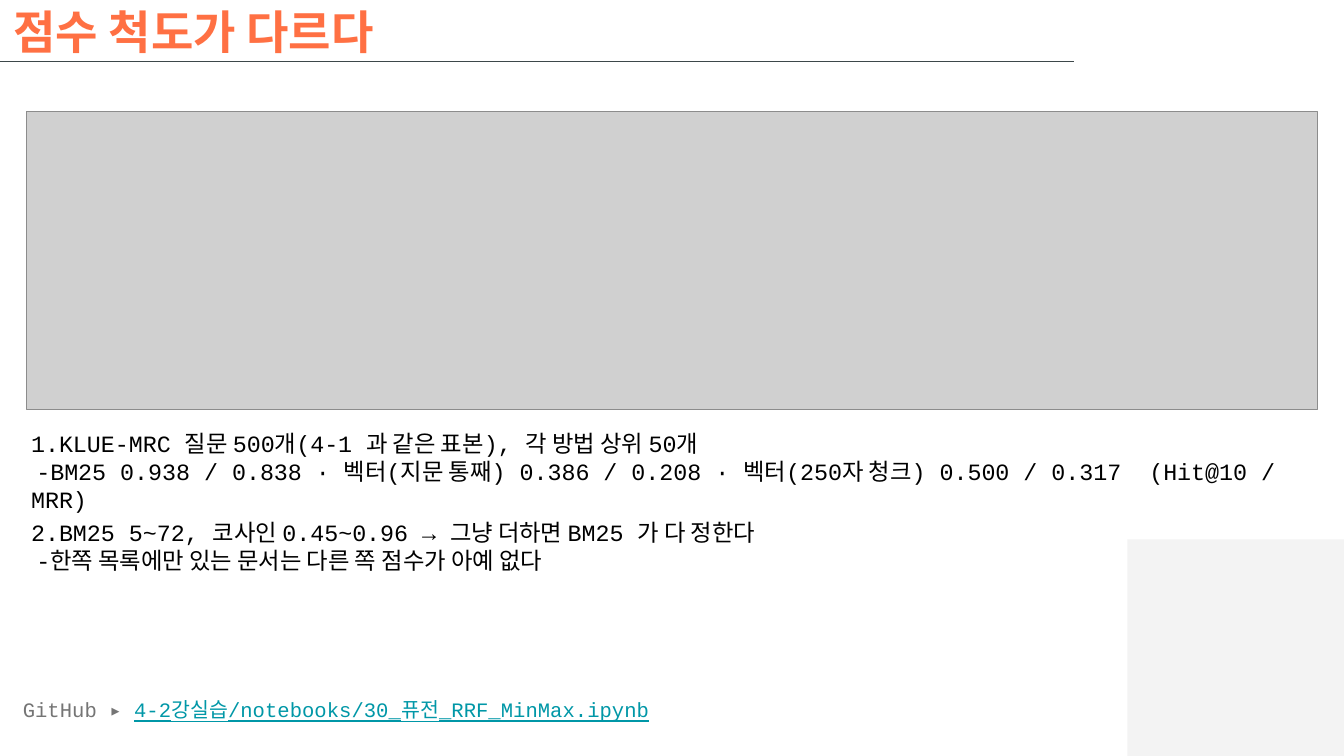
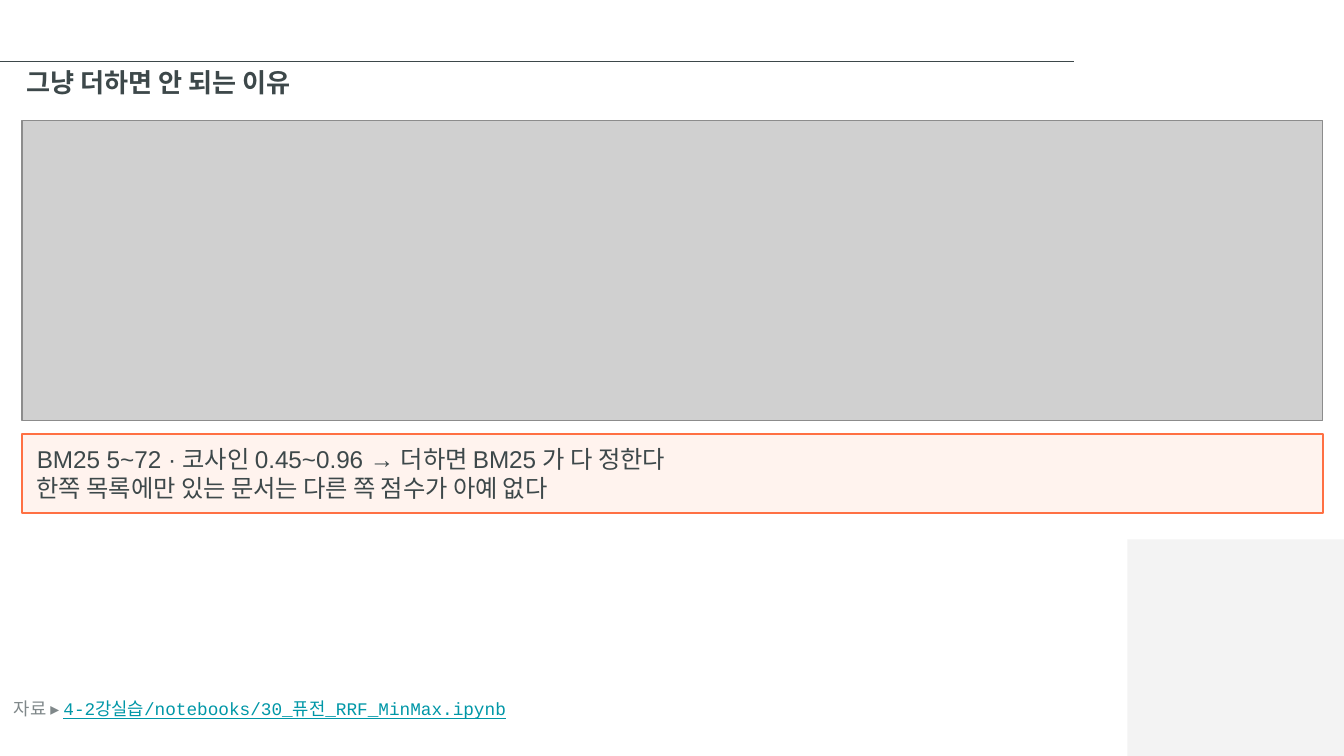
Before and after one commit to hikaMaeng/-ai-, a slide deck: slide 49 of 4-2강실습/slides/4-2강실습_벡터디비.pptx (slide 28 before the commit). Drawn at 1344x756 pixels with LibreOffice and Linux fonts; fonts in the diff are those of the drawing; grey boxes stand for pictures; background and template pictures are left out. Boxes give left, top, right and bottom in pixels: in the first picture for what was removed or moved away, otherwise in the second. Text is boxed around its words. In the diff, an @@ line names an element or a change of style, - is before the commit and + after.

```diff
--- a/4-2강실습/slides/4-2강실습_벡터디비.pptx
+++ b/4-2강실습/slides/4-2강실습_벡터디비.pptx
@@ title removed at (x1=13, y1=10, x2=373, y2=53) @@
-점수 척도가 다르다
@@ text added at (x1=26, y1=70, x2=291, y2=95), 14 pt, text #3D484A, bold @@
+그냥 더하면 안 되는 이유
@@ picture resized from (x1=27, y1=112, x2=1317, y2=410) to (x1=22, y1=121, x2=1322, y2=421) @@
@@ rectangle "BM25 5~72 · 코사인 0.45~0.96 ..." resized from (x1=31, y1=432, x2=1121, y2=571) to (x1=22, y1=434, x2=1322, y2=513) @@
@@ rectangle "BM25 5~72 · 코사인 0.45~0.96 ..." at (x1=22, y1=434, x2=1322, y2=513): vertical alignment top to middle; fill none to #FFF3EE; outline none to #FF7043 1 pt @@
@@ text in rectangle at (x1=37, y1=448, x2=665, y2=499): text changed; size 12.5 to 13 pt; font Courier New to Arial; text colour #000000 to #3D484A @@
-1.KLUE-MRC 질문 500개(4-1 과 같은 표본), 각 방법 상위 50개
--BM25 0.938 / 0.838 · 벡터(지문 통째) 0.386 / 0.208 · 벡터(250자 청크) 0.500 / 0.317 (Hit@10 / MRR)
-2.BM25 5~72, 코사인 0.45~0.96 → 그냥 더하면 BM25 가 다 정한다
--한쪽 목록에만 있는 문서는 다른 쪽 점수가 아예 없다
+BM25 5~72 · 코사인 0.45~0.96 → 더하면 BM25 가 다 정한다
+한쪽 목록에만 있는 문서는 다른 쪽 점수가 아예 없다
@@ text at (x1=14, y1=700, x2=505, y2=719): text changed; size 11 to 9.5 pt @@
-GitHub ▸ 4-2강실습/notebooks/30_퓨전_RRF_MinMax.ipynb
+자료 ▸ 4-2강실습/notebooks/30_퓨전_RRF_MinMax.ipynb
```
Also in this commit, not shown: 22 other slides changed, 36 slides added, 11 slides removed, 3 other files.
